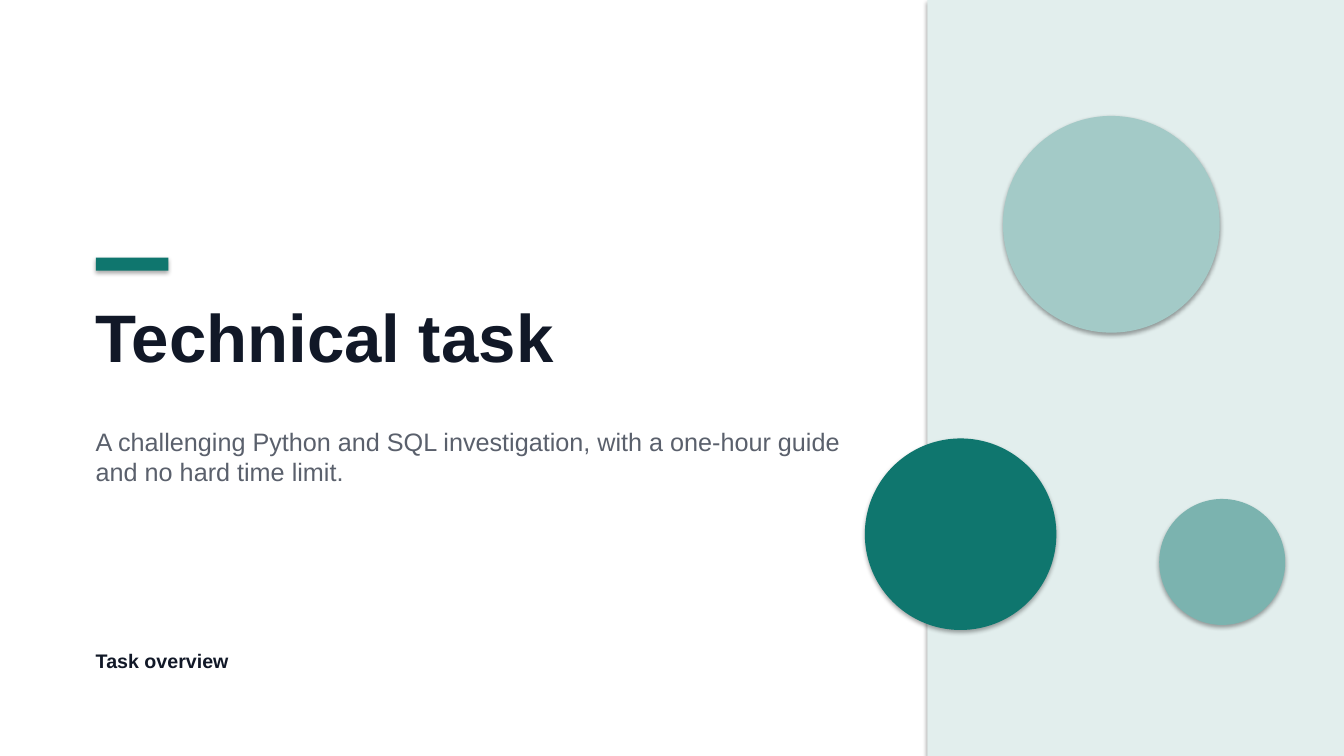
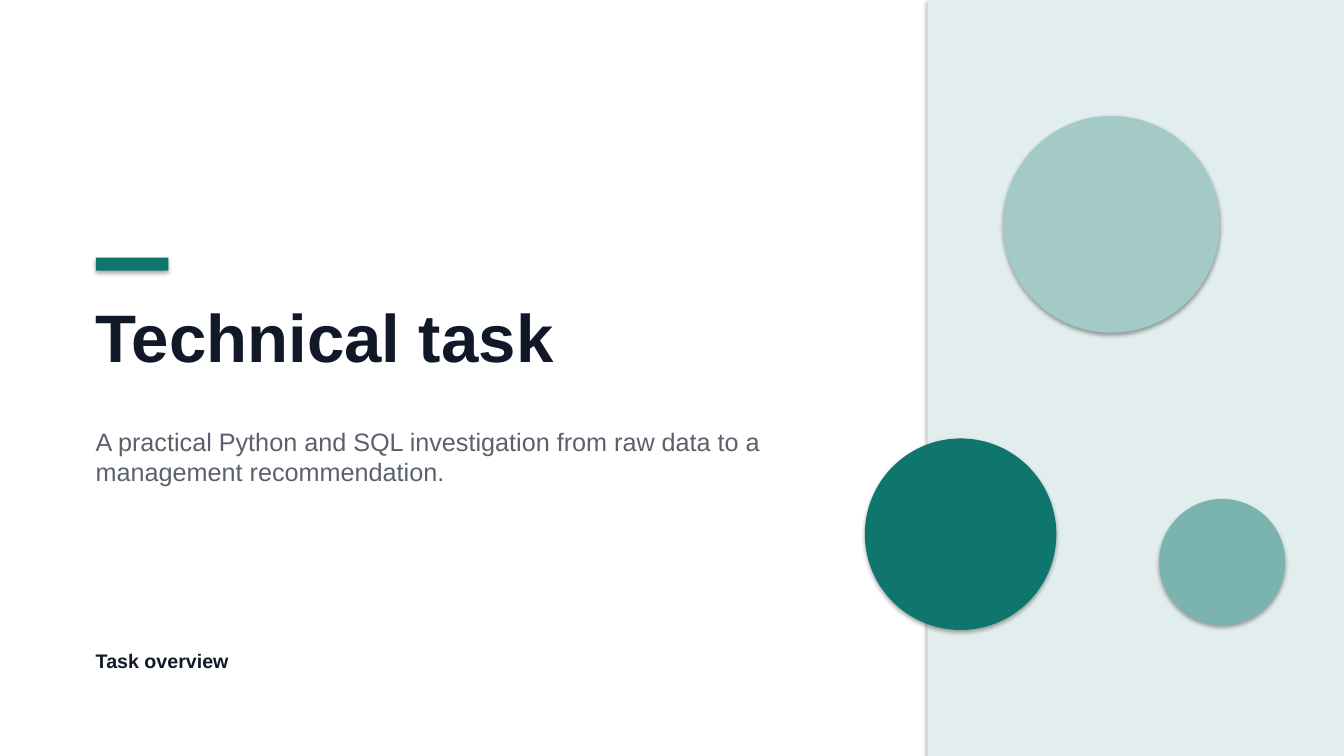
Before and after one commit to Jasonada13/ai-solutions-intern-task, a slide deck: slide 1 of docs/technical-task.pptx. Drawn at 1344x756 pixels with LibreOffice and Linux fonts; fonts in the diff are those of the drawing; background and template pictures are left out. Boxes give left, top, right and bottom in pixels: in the first picture for what was removed or moved away, otherwise in the second. Text is boxed around its words. In the diff, an @@ line names an element or a change of style, - is before the commit and + after.

Commit message:
Make the technical task a reproducible performance investigation

```diff
--- a/docs/technical-task.pptx
+++ b/docs/technical-task.pptx
@@ text at (96,432,760,486): text changed @@
-A challenging Python and SQL investigation, with a one-hour guide and no hard time limit.
+A practical Python and SQL investigation from raw data to a management recommendation.
```
Also in this commit, not shown: 4 other slides changed, 1 slide added, 1 slide removed, 17 other files.
